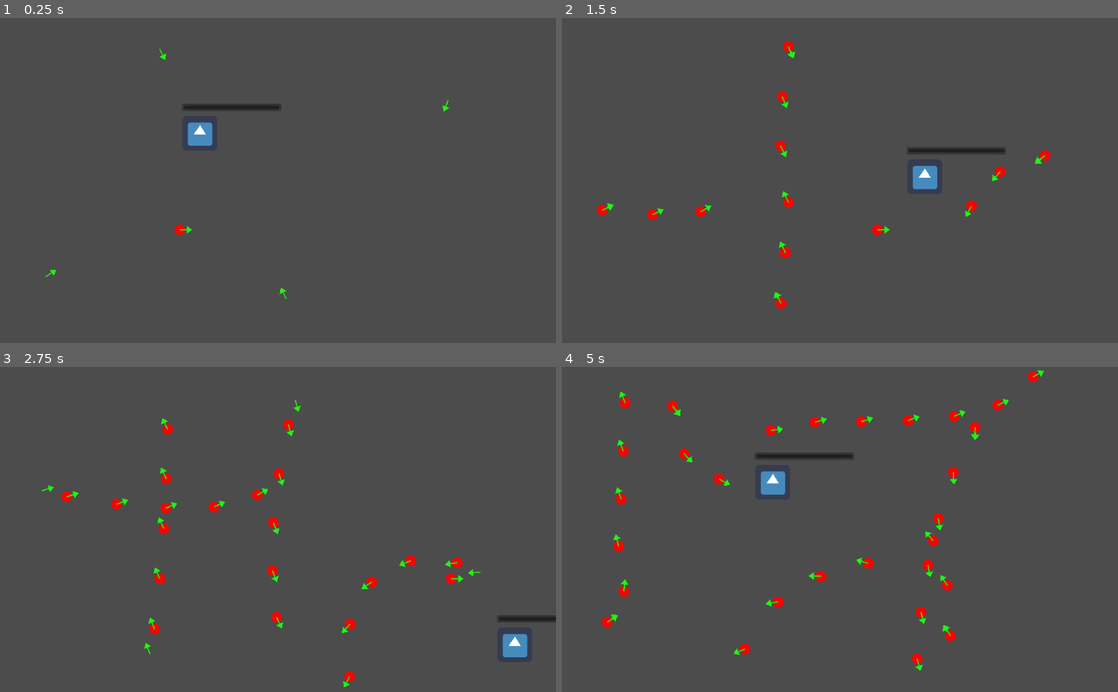
Above: before the commit, frames 1-4 (two rows, left to right).
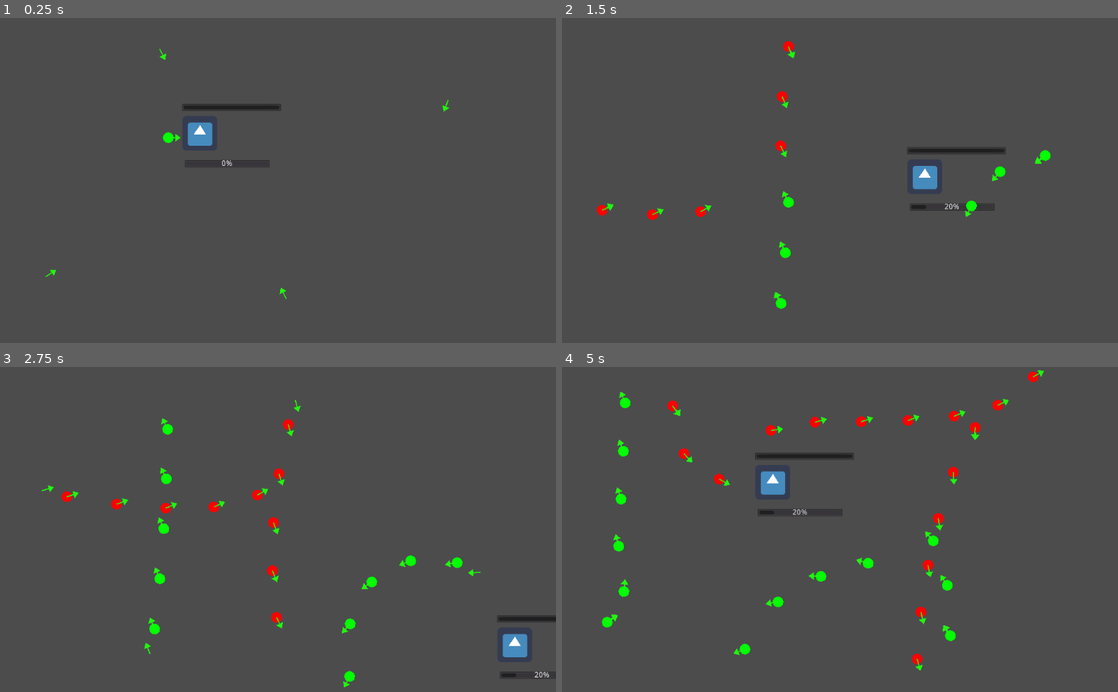
Above: after the commit, the same moments.

Repository: PRFNTX/wejammin
Game: Godot game, scene res://TestScene.tscn
The game is run twice, just before and just after one commit, with the same random seed, the same clock (stepped at 60 frames per second) and the same inputs. The project has no main scene, so this scene is started directly. The engine's default icon, where the game draws it, is replaced by a stand-in: a white triangle on a blue panel in a dark square.
Inputs:
- Up to frame 1 (0.25 s): no input
- Up to frame 2 (1.5 s): tap Enter at 0.5 s; hold D (move_right) 0.53-1.28 s; hold S (move_down) from 1.28 s (still down)
- Up to frame 3 (2.75 s): release S (move_down) at 2.03 s; hold D (move_right) from 2.03 s (still down)
- Up to frame 4 (5 s): release D (move_right) at 2.78 s; hold W (move_up) 2.78-3.53 s; hold A (move_left) from 3.53 s (still down)

The runs differ from the first frame. In frame 1, 0.2% of the frame differs, in the area x 29-49%, y 35-67%; in frame 2, 0.5%; in frame 3, 0.7%; in frame 4, 0.8%, in the area x 7-71%, y 9-89%.

Commit message:
add action time bar meter and green points scoring

Diff:
--- a/ProjectGameJam/PlayerNode.gd
+++ b/ProjectGameJam/PlayerNode.gd
@@ -10,11 +10,19 @@
 var max_health = 5
 var current_health = 5 setget change_health
 
+var max_action_points_value = 5
+var current_action_points_value = 0
+var initial_action_point_value = 0
+var can_player_do_action = false
+
 
 func _ready():
 
 	$Healthbar.max_value = max_health
 	$Healthbar.value = current_health
+
+	$ActionTimeBar.max_value = max_action_points_value
+	$ActionTimeBar.value = current_action_points_value
 
 func change_health(new_health_value):
 	if new_health_value == 0:
@@ -23,6 +31,19 @@
 		current_health = new_health_value
 		$Healthbar.value = new_health_value
 
+func on_player_did_action():
+	print("did action, yo")
+	can_player_do_action = false
+	current_action_points_value = initial_action_point_value
+
+func do_player_action():
+	on_player_did_action()
+
+func charge_action_bar(new_action_points_value):
+	current_action_points_value = new_action_points_value
+	$ActionTimeBar.value = new_action_points_value
+	if new_action_points_value == max_action_points_value:
+		can_player_do_action = true
 
 
 func _physics_process(delta):
@@ -50,6 +71,11 @@
 func hit_by_projectile(type):
 	if type == Projectile.projectile_types.RED:
 		change_health(current_health - 1)
+	elif type == Projectile.projectile_types.GREEN:
+		if current_action_points_value == max_action_points_value and can_player_do_action:
+			pass
+		else:
+			charge_action_bar(current_action_points_value + 1)
 
 func _input(event):
 	if event is InputEventKey:
--- a/ProjectGameJam/PlayerNode.tscn
+++ b/ProjectGameJam/PlayerNode.tscn
@@ -24,3 +24,12 @@
 step = 1.0
 value = 50.0
 percent_visible = false
+
+[node name="ActionTimeBar" type="ProgressBar" parent="."]
+margin_left = -28.0
+margin_top = 49.0
+margin_right = 129.0
+margin_bottom = 63.0
+max_value = 5.0
+step = 1.0
+value = 1.0
--- a/ProjectGameJam/Projectile.gd
+++ b/ProjectGameJam/Projectile.gd
@@ -8,7 +8,11 @@
 	RED,
 	GREEN,
 }
-export(projectile_types) var type = projectile_types.RED
+export(projectile_types) var type = projectile_types.RED setget set_projectile_type
+
+func set_projectile_type(new_type):
+	type = new_type
+	$Sprite.set_projectile_type()
 
 
 func _physics_process(delta):
--- a/ProjectGameJam/ProjectileSprite.gd
+++ b/ProjectGameJam/ProjectileSprite.gd
@@ -6,8 +6,11 @@
 # var b = "text"
 
 
-# Called when the node enters the scene tree for the first time.
+
 func _ready():
+	set_projectile_type()
+
+func set_projectile_type():
 	var parent = get_parent()
 	if not "type" in parent:
 		return
--- a/ProjectGameJam/TestScene.tscn
+++ b/ProjectGameJam/TestScene.tscn
@@ -20,12 +20,14 @@
 position = Vector2( 732.767, 70.8371 )
 rotation = 0.621852
 offset = 738.03
+type = 1
 projectile = ExtResource( 2 )
 
 [node name="Turret3" parent="Rail" instance=ExtResource( 4 )]
 position = Vector2( 478.889, 451.373 )
 rotation = 3.04959
 offset = 1400.75
+type = 1
 projectile = ExtResource( 2 )
 
 [node name="Turret4" parent="Rail" instance=ExtResource( 4 )]
@@ -39,5 +41,6 @@
 collision_layer = 0
 
 [node name="Projectile" parent="." instance=ExtResource( 2 )]
-position = Vector2( 281, 391 )
+position = Vector2( 260, 221 )
 direction = 0.0
+type = 1
--- a/ProjectGameJam/Turret.gd
+++ b/ProjectGameJam/Turret.gd
@@ -4,7 +4,7 @@
 export(float) var projectile_speed = 200.0
 export(float) var fire_rate = 0.5
 export(float) var move_speed = 100
-
+export(Projectile.projectile_types) var type = Projectile.projectile_types.RED
 
 onready var scene = get_tree().current_scene
 func _ready():
@@ -15,6 +15,7 @@
 	var new_projectile = projectile.instance()
 	scene.add_child(new_projectile)
 
+	new_projectile.type = type
 	new_projectile.direction = direction + rotation
 	new_projectile.speed = projectile_speed
 	new_projectile.position = global_position
